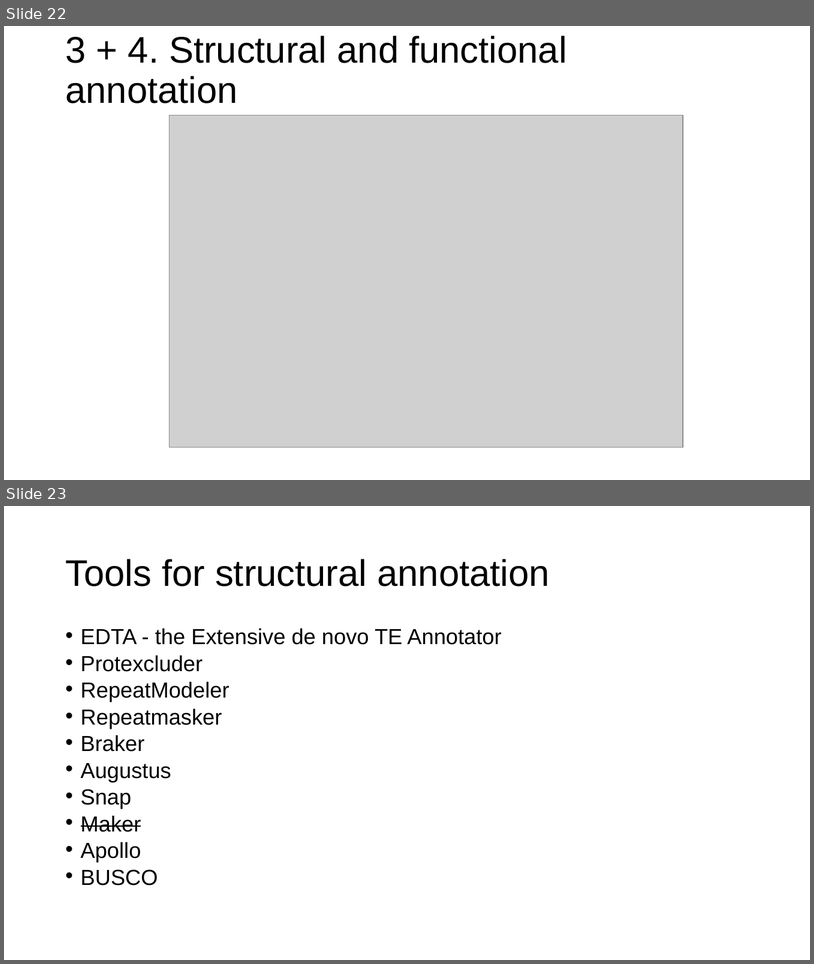
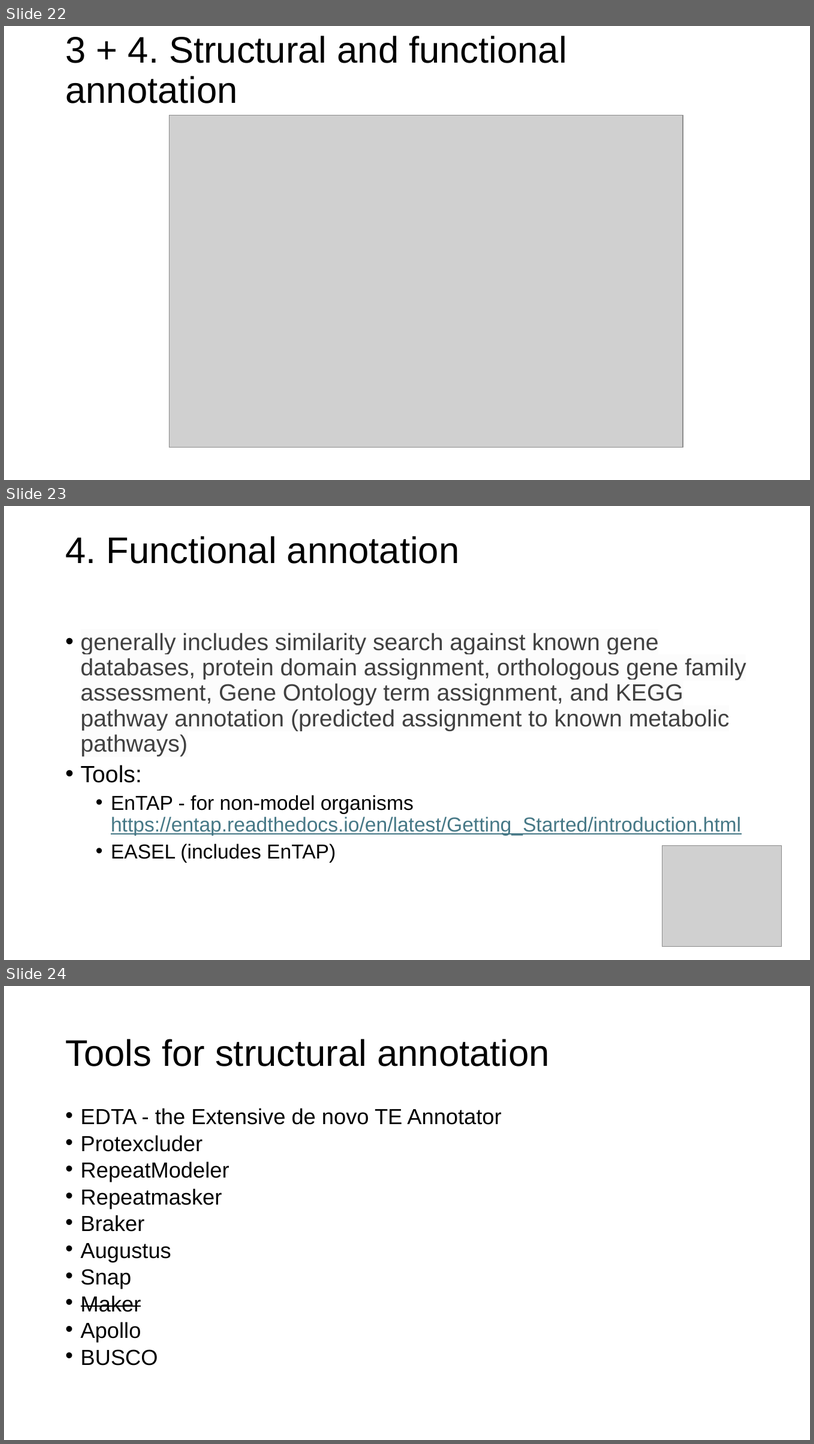
Before and after one commit to CBG-Conservation-Genomics/BotanyWorkshop2024, a slide deck: 5.Annotation/GenomeAnnotation.pptx. Shown one above the other, each under a label of ours: slides 22 and 23 before the commit, slides 22, 23 and 24 after it. The pictures are 814x964 and 814x1444 pixels, drawn with LibreOffice and Linux fonts; fonts in the diff are those of the drawing; grey boxes stand for pictures. Boxes give left, top, right and bottom in pixels: in the first picture for what was removed or moved away, otherwise in the second. Text is boxed around its words. In the diff, an @@ line names an element or a change of style, - is before the commit and + after.

Commit message:
updated easel script

```diff
--- a/5.Annotation/GenomeAnnotation.pptx
+++ b/5.Annotation/GenomeAnnotation.pptx
@@ slide 23 added at (4, 506, 810, 960), background #FFFFFF @@
@@ title added at (65, 536, 460, 564), 44 pt, text #000000 @@
+4. Functional annotation
@@ text added at (81, 633, 746, 862), 28 pt, text #404040 @@
+• generally includes similarity search against known gene databases, protein domain assignment, orthologous gene family assessment, Gene Ontology term assignment, and KEGG pathway annotation (predicted assignment to known metabolic pathways)
+• Tools:
+  • EnTAP - for non-model organisms https://entap.readthedocs.io/en/latest/Getting_Started/introduction.html
+  • EASEL (includes EnTAP)
@@ picture added at (663, 846, 783, 946) @@
@@ what was slide 23 is now slide 24 @@
```
Also in this commit, not shown: 3 other files.
